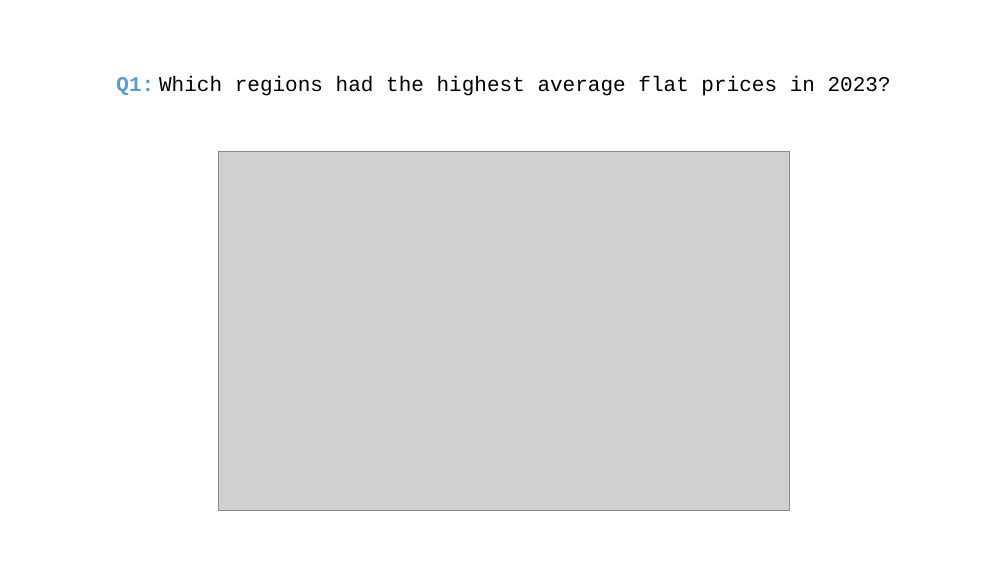
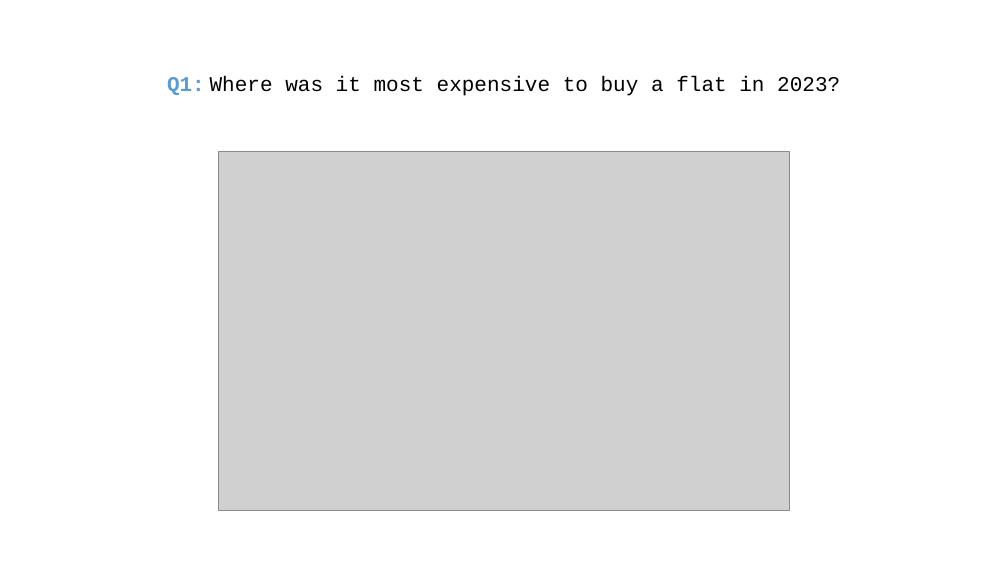
Before and after one commit to MiraZzle/cz-real-estate-analysis, a slide deck: slide 4 of Czech Real Estate Analysis - presentation.pptx. Drawn at 1008x567 pixels with LibreOffice and Linux fonts; fonts in the diff are those of the drawing; grey boxes stand for pictures. Boxes give left, top, right and bottom in pixels: in the first picture for what was removed or moved away, otherwise in the second. Text is boxed around its words. In the diff, an @@ line names an element or a change of style, - is before the commit and + after.

```diff
--- a/Czech Real Estate Analysis - presentation.pptx
+++ b/Czech Real Estate Analysis - presentation.pptx
@@ title at [167,76,840,96]: text changed @@
-Q1: Which regions had the highest average flat prices in 2023?
+Q1: Where was it most expensive to buy a flat in 2023?
```
Also in this commit, not shown: 7 other slides changed, 4 slides added, 5 slides removed, 11 other files.
